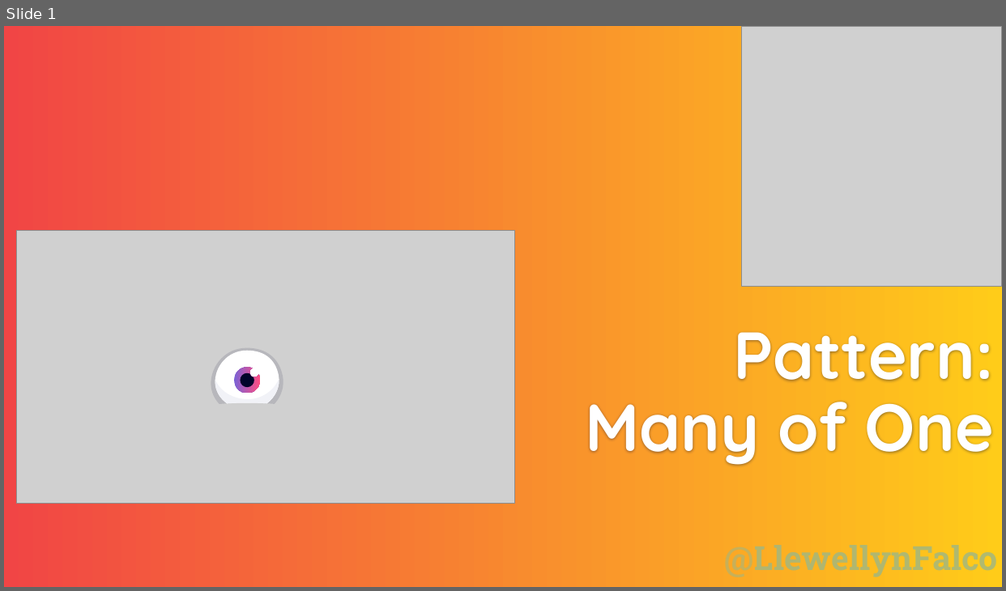
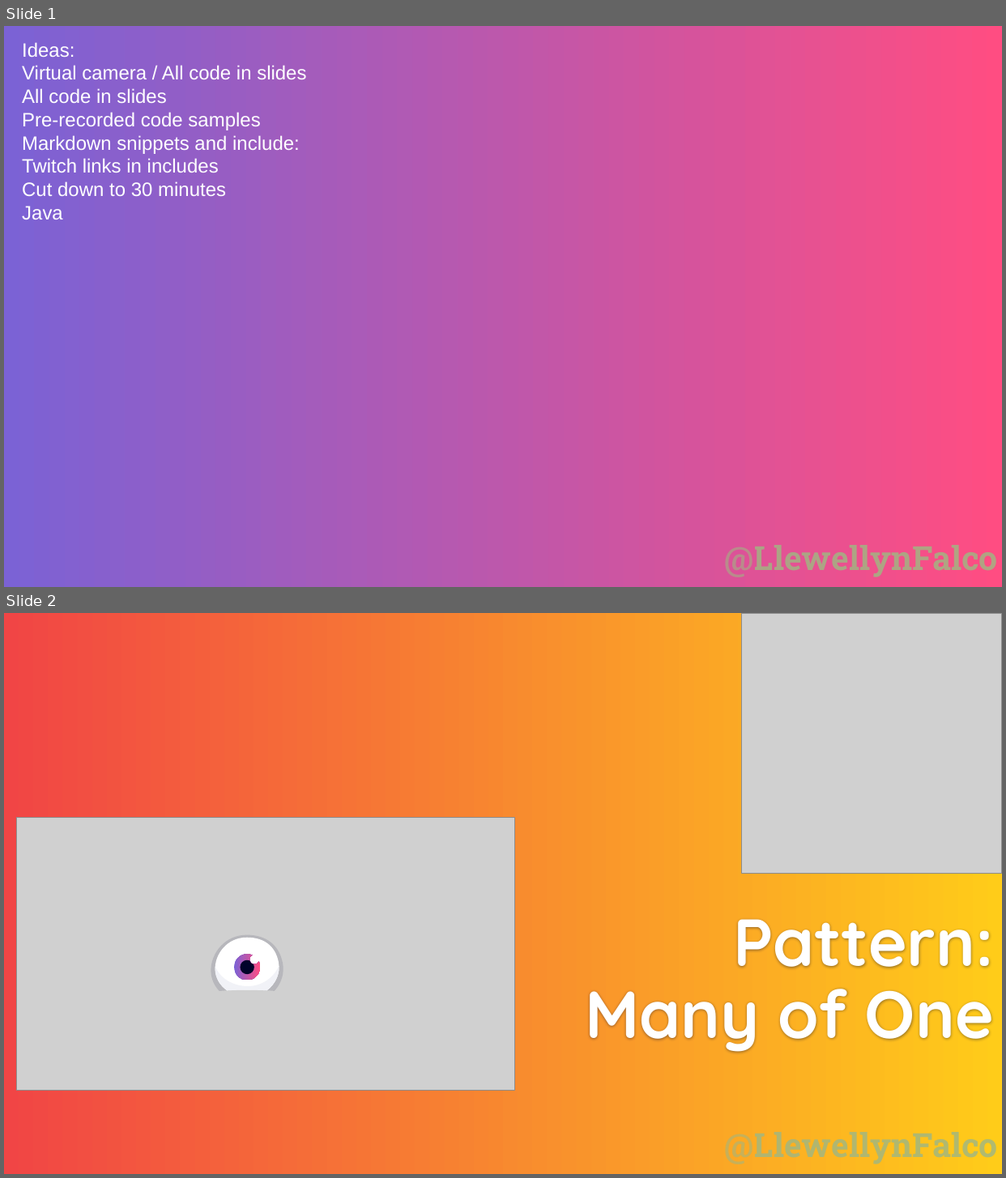
Before and after one commit to isidore/Talks, a slide deck: Slides/Patterns-ManyOfOne.pptx. Shown one above the other, each under a label of ours: slide 1 before the commit, slides 1 and 2 after it. The pictures are 1006x591 and 1006x1178 pixels, drawn with LibreOffice and Linux fonts; fonts in the diff are those of the drawing; grey boxes stand for pictures; background and template pictures are left out. Boxes give left, top, right and bottom in pixels: in the first picture for what was removed or moved away, otherwise in the second. Text is boxed around its words. In the diff, an @@ line names an element or a change of style, - is before the commit and + after.

```diff
--- a/Slides/Patterns-ManyOfOne.pptx
+++ b/Slides/Patterns-ManyOfOne.pptx
@@ slide 1 added at [4, 26, 1002, 587], background picture (left out); not listed: 1 template element that a slide beside it also shows @@
@@ text added at [22, 42, 306, 220], 14 pt, text #FFFFFF @@
+Ideas:
+Virtual camera / All code in slides
+All code in slides
+Pre-recorded code samples
+Markdown snippets and include:
+Twitch links in includes
+Cut down to 30 minutes
+Java
@@ what was slide 1 is now slide 2 @@
```
Also in this commit, not shown: 4 other files.
